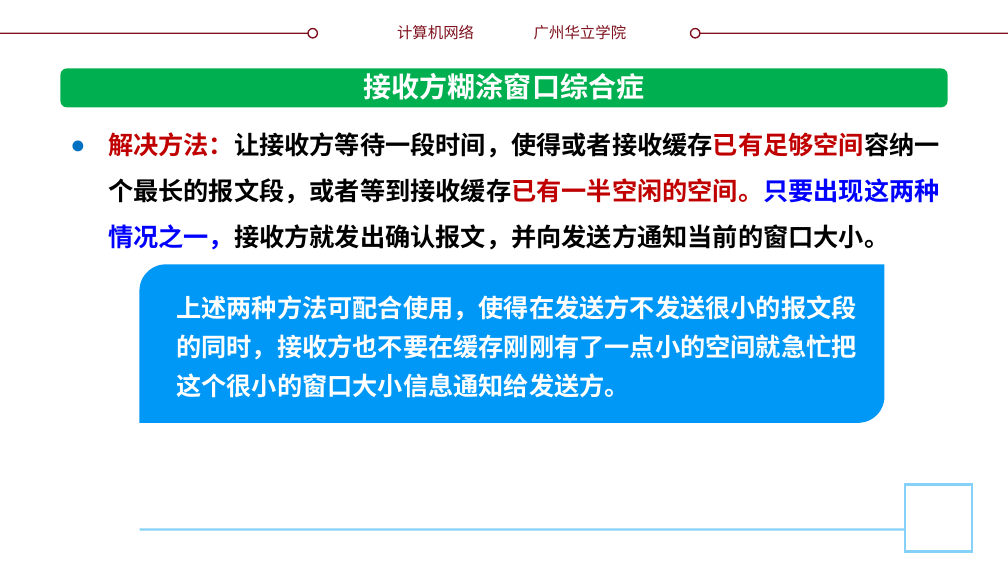
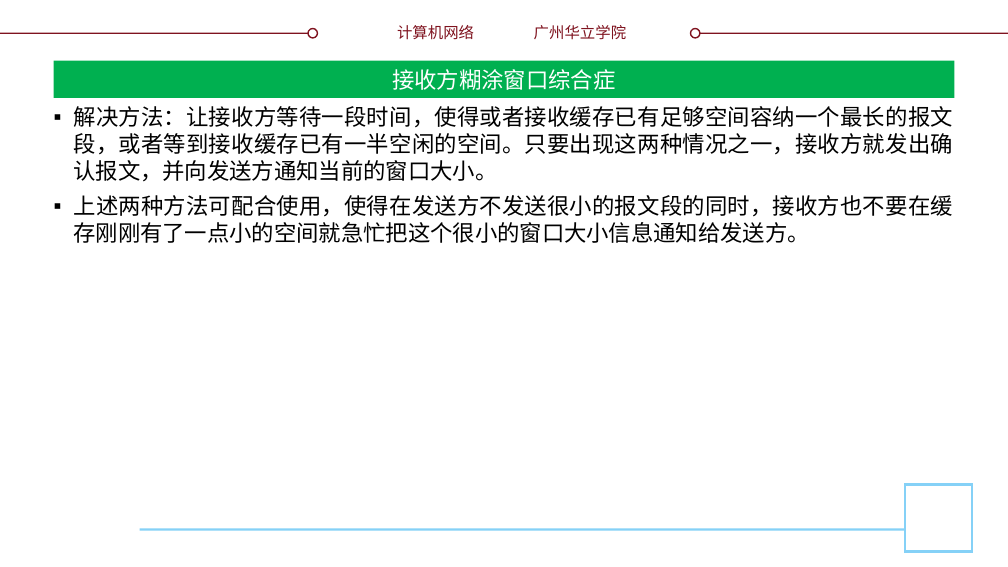
Before and after one commit to glplaman/glplaman.github.io, a slide deck: slide 129 of network/ppt/chap5.pptx. Drawn at 1008x567 pixels with LibreOffice and Linux fonts; fonts in the diff are those of the drawing; background and template pictures are left out. Boxes give left, top, right and bottom in pixels: in the first picture for what was removed or moved away, otherwise in the second. Text is boxed around its words. In the diff, an @@ line names an element or a change of style, - is before the commit and + after.

```diff
--- a/network/ppt/chap5.pptx
+++ b/network/ppt/chap5.pptx
@@ title "接收方糊涂窗口综合症": place and size @@
-title "接收方糊涂窗口综合症" at box(364, 73, 644, 100)
+title "接收方糊涂窗口综合症" at box(53, 60, 955, 98)
@@ title "接收方糊涂窗口综合症" at box(53, 60, 955, 98): size 20 to 16 pt, font Noto Sans CJK SC to Montserrat, bold off; vertical alignment top to middle; fill none to #00B050 @@
@@ rounded rectangle removed at box(60, 69, 948, 108) @@
@@ text "解决方法：让接收方等待一段时间，使得或者接收缓存已有足够空间容纳一个最长的报文段，或者等到接收缓存已有一半空闲的空间。只 ...": place and size @@
-text "解决方法：让接收方等待一段时间，使得或者接收缓存已有足够空间容纳一个最长的报文段，或者等到接收缓存已有一半空闲的空间。只 ..." at box(108, 132, 940, 250)
+text "解决方法：让接收方等待一段时间，使得或者接收缓存已有足够空间容纳一个最长的报文段，或者等到接收缓存已有一半空闲的空间。只 ..." at box(73, 106, 953, 243)
@@ text at box(73, 106, 953, 182): size 18 to 16 pt, font Noto Sans CJK SC to Montserrat, text colour #C00000 to #000000, text colour #0000FF to #000000, bold off in "解决方法：让接收方等待一段时间，使得或者接收缓存已有足够空间容纳一个最长的报文段，或者等到接收缓存已有一半空闲的空间。只 ..."; alignment left to justified; bullet ● to ▪; line spacing 33pt to 1; more space between paragraphs @@
@@ text at box(73, 195, 953, 243): paragraph added @@
+▪ 上述两种方法可配合使用，使得在发送方不发送很小的报文段的同时，接收方也不要在缓存刚刚有了一点小的空间就急忙把这个很小的窗口大小信息通知给发送方。
@@ round diag rect removed at box(139, 264, 884, 422) @@
@@ text removed at box(176, 295, 856, 398) @@
-上述两种方法可配合使用，使得在发送方不发送很小的报文段的同时，接收方也不要在缓存刚刚有了一点小的空间就急忙把这个很小的窗口大小信息通知给发送方。
```
Also in this commit, not shown: 11 other slides changed, 3 other files.
